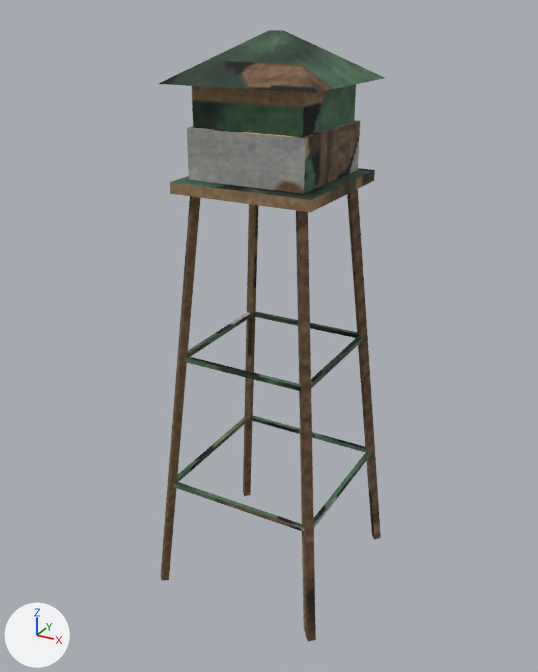
Before and after pictures for a commit that changed the FBX model Content/Assets/Locations/Forest/SM_RangerTower.fbx.
Both versions are drawn from a 50 mm lens placed at (7.97, -14.81, 14.17), pointed at (-0.12, -0.1, 6.81). The axes (+X, +Y, +Z) are drawn at lower left. The lights are the same throughout. The picture after the commit comes second. Objects named as collision shapes, trigger or cutter boxes, shadow casters or lower levels of detail are left out.

In view in the first picture: 'SM_RangerTower'.
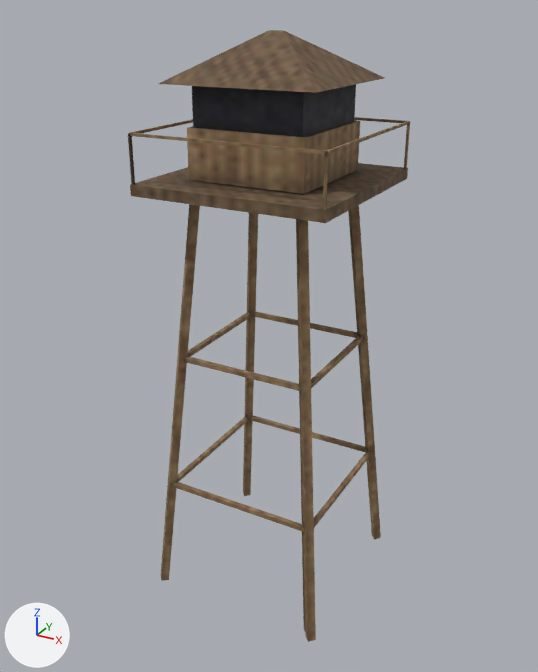
Pixel boxes [x1, y1, x2, y2] of what changed, in the pictures (538 x 672 px; the box of a moved part takes in the faces that stretch with it):
'SM_RangerTower', reshaped (24% wider)
    before: [158, 30, 385, 642]
    after: [128, 30, 410, 642]
part 1 of me_sm_rangertower, added
    after: [128, 134, 135, 185]
part 2 of me_sm_rangertower, added
    after: [323, 153, 328, 210]
part 3 of me_sm_rangertower, added
    after: [404, 123, 410, 168]
part 4 of me_sm_rangertower, added (brown)
    after: [129, 133, 326, 154]
part 5 of me_sm_rangertower, added
    after: [326, 121, 410, 154]
part 6 of me_sm_rangertower, added
    after: [354, 117, 406, 123]
part 7 of me_sm_rangertower, added
    after: [130, 119, 193, 134]
part 8 of me_sm_rangertower, moved or reshaped
    before: [170, 168, 375, 212]
    after: [130, 163, 408, 223]
part 9 of me_sm_rangertower, recoloured
    before: [158, 30, 385, 642]
    after: [130, 30, 408, 642]

The change, as a list of edits to the scene's bpy script:
```text
Add img_t_forest_tall_png:
    img_t_forest_tall_png = load_image('T_Forest_Tall.png', 'T_Forest_Tall.png', 512, 512, 'sRGB')
Add mat_m_forest_tall:
    mat_m_forest_tall = principled_material('M_Forest_Tall')
    mat_m_forest_tall.texture = img_t_forest_tall_png
    mat_m_forest_tall.roughness = 0.85
Change me_sm_rangertower:
    used by ob_sm_rangertower; location = (0.0, 0.0, 0.0)
    verts and faces of me_sm_rangertower; kept vertices keep their numbers, new ones are numbered from 134
    before: 16 (-1.7, -1.7, 10.48) at pixel (170, 193), 17 (-1.7, -1.7, 10.73) at pixel (169, 182), 18 (-1.7, 1.7, 10.48), 19 (-1.7, 1.7, 10.73), 20 (1.7, -1.7, 10.48) at pixel (310, 212)
    before: 21 (1.7, -1.7, 10.73) at pixel (311, 200), 22 (1.7, 1.7, 10.48) at pixel (374, 180), 23 (1.7, 1.7, 10.73) at pixel (374, 170)
    remove me_sm_rangertower.from_pydata(...)  # 134 vertices, 104 faces; spans x -2.34..2.34, y -2.34..2.34, z -0.01..13.75
    add me_sm_rangertower.from_pydata(...)  # 198 vertices, 152 faces; spans x -2.34..2.34, y -2.34..2.34, z -0.01..13.75
    me_sm_rangertower part 1: a new loose piece, a box spanning x -2.278..-2.222, y -2.278..-2.222, z 10.72..11.77, in mat_m_forest_tall (picture img_t_forest_tall_png)
    me_sm_rangertower part 2: a new loose piece, a box spanning x 2.222..2.278, y -2.278..-2.222, z 10.72..11.77, in mat_m_forest_tall (picture img_t_forest_tall_png)
    me_sm_rangertower part 3: a new loose piece, a box spanning x 2.222..2.278, y 2.222..2.278, z 10.72..11.77, in mat_m_forest_tall (picture img_t_forest_tall_png)
    me_sm_rangertower part 4: a new loose piece, a box spanning x -2.25..2.25, y -2.278..-2.222, z 11.742..11.798, in mat_m_forest_tall (picture img_t_forest_tall_png)
    me_sm_rangertower part 5: a new loose piece, a box spanning x 2.222..2.278, y -2.25..2.25, z 11.742..11.798, in mat_m_forest_tall (picture img_t_forest_tall_png)
    me_sm_rangertower part 6: a new loose piece, a box spanning x -2.25..2.25, y 2.222..2.278, z 11.742..11.798, in mat_m_forest_tall (picture img_t_forest_tall_png)
    me_sm_rangertower part 7: a new loose piece, a box spanning x -2.278..-2.222, y -2.25..2.25, z 11.742..11.798, in mat_m_forest_tall (picture img_t_forest_tall_png)
    me_sm_rangertower part 8
    add verts[16] = (-2.3, -2.3, 10.48)  # moved, pixel (130, 196)
    add verts[17] = (-2.3, -2.3, 10.73)  # moved, pixel (130, 184)
    add verts[18] = (-2.3, 2.3, 10.48)  # moved
    add verts[19] = (-2.3, 2.3, 10.73)  # moved
    add verts[20] = (2.3, -2.3, 10.48)  # moved, pixel (325, 223)
    add verts[21] = (2.3, -2.3, 10.73)  # moved, pixel (325, 210)
    add verts[22] = (2.3, 2.3, 10.48)  # moved, pixel (407, 178)
    add verts[23] = (2.3, 2.3, 10.73)  # moved, pixel (408, 168)
    me_sm_rangertower part 9: 104 faces spanning x -2.34..2.34, y -2.34..2.34, z -0.01..13.75 switch from mat_m_forest_props (picture img_t_forest_props_png) to mat_m_forest_tall (picture img_t_forest_tall_png)
    other edits to the shape of me_sm_rangertower do not show in these pictures
```
